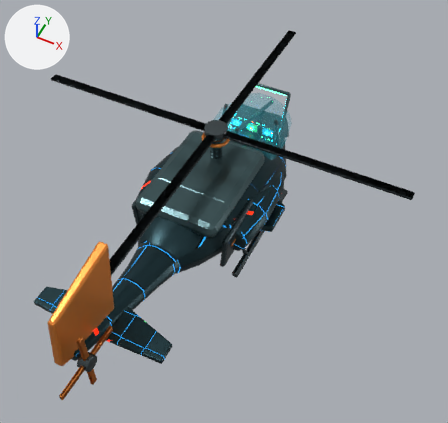
The glTF model public/assets/original/models/support/pass65-chopper-gunner-lod1.glb as it was, and as the next commit left it.
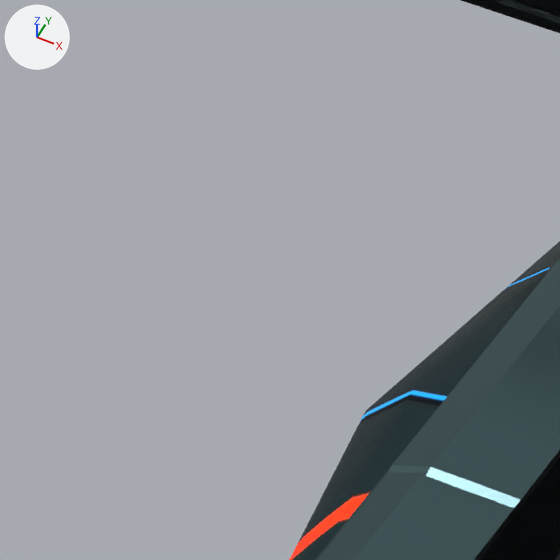
The first picture shows the older version from a camera (50 mm lens) standing at (4.08, -8.24, 9.33) and looking at (0.08, -0.25, -0.65). The close-ups show the older and then the newer version on the part from 23% to 39% of the width and 28% to 45% of the height of that picture. Only the edits that show in the close-ups are written down. Lighting does not change. The marker at upper left points along +X, +Y and +Z. Where no turn or scale is listed for an object, it has been applied to the vertices.

Names of what the first close-up shows: 'Chopper_EngineDeck_LOD1', 'Chopper_EnginePod_-1_LOD1', 'Chopper_MainBlade_0_LOD1', 'Chopper_MainBlade_2_LOD1', 'Chopper_MainBlade_3_LOD1', 'Chopper_RearEngineCowling_LOD1' and 3 more.
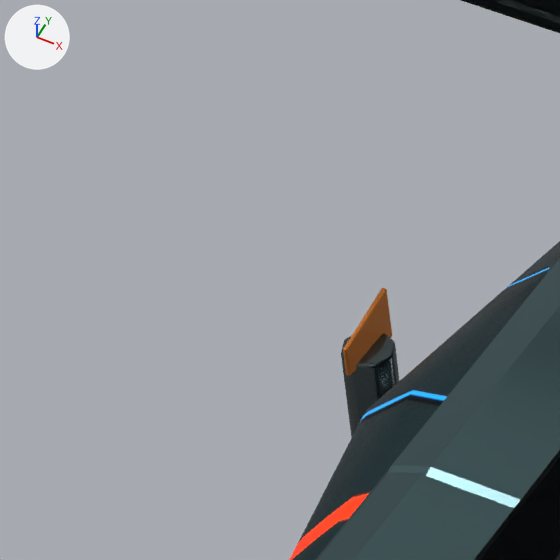
The change, as a list of edits to the scene's bpy script:
```text
Add me_chopper_missilefin__1_lod1_mesh:
    me_chopper_missilefin__1_lod1_mesh.from_pydata(...)  # 55 vertices, 106 faces; spans x -0.09..0.09, y -1.0..1.0, z -0.81..0.81
    me_chopper_missilefin__1_lod1_mesh.materials.append(mat_mat_pass65chopper_rescueaccent)  # orange #e58635
Add me_cylinder_087_1:
    me_cylinder_087_1.from_pydata(...)  # 112 vertices, 220 faces; spans x -0.075..0.075, y -0.075..0.075, z -0.44..0.44
    me_cylinder_087_1.materials.append(mat_mat_pass65chopper_gunmetal)  # dark grey #576164
Add ob_chopper_missilefin__1_lod1:
    ob_chopper_missilefin__1_lod1 = bpy.data.objects.new('Chopper_MissileFin_-1_LOD1', me_chopper_missilefin__1_lod1_mesh)
    ob_chopper_missilefin__1_lod1.parent = ob_pass65chopper_lod1
    ob_chopper_missilefin__1_lod1.location = (-1.58, -0.38, 0.26)
    ob_chopper_missilefin__1_lod1.scale = (0.11, 0.11, 0.11)
Add ob_chopper_missile__1_lod1:
    ob_chopper_missile__1_lod1 = bpy.data.objects.new('Chopper_Missile_-1_LOD1', me_cylinder_087_1)
    ob_chopper_missile__1_lod1.location = (-1.58, -0.38, -0.22)
```

What differs and where, as boxes [x1, y1, x2, y2] in the close-ups (560 x 560 px):
'Chopper_Missile_-1_LOD1', added
    after: [341, 333, 399, 438]
'Chopper_MissileFin_-1_LOD1', added (orange)
    after: [343, 288, 392, 376]
